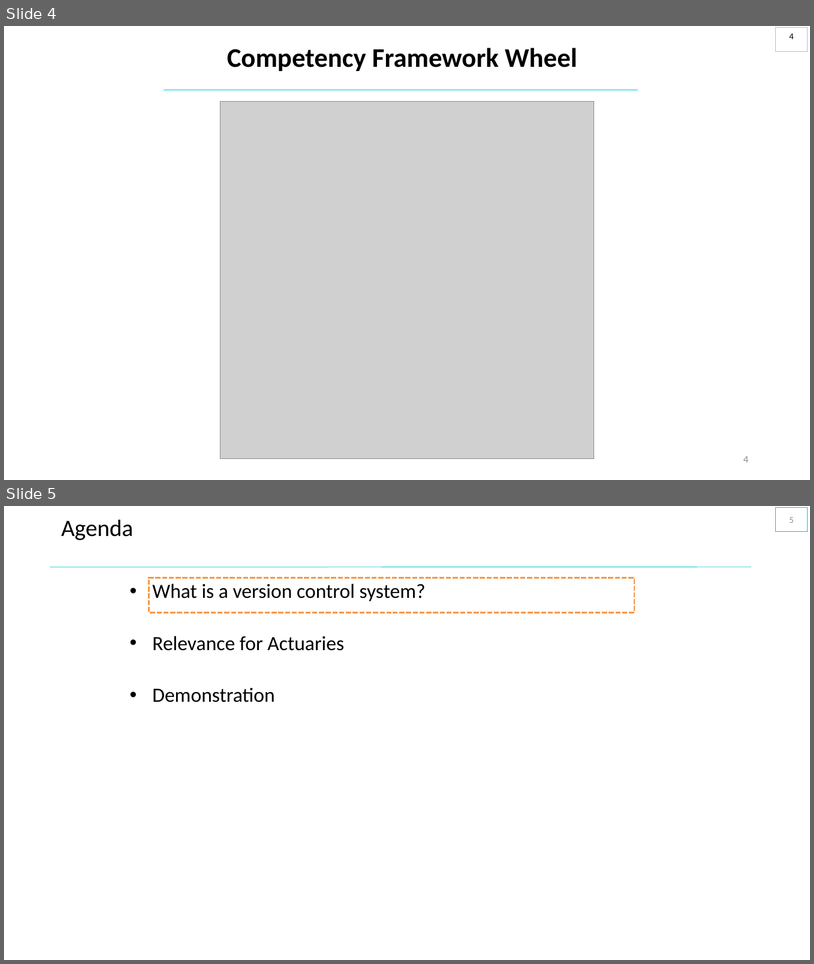
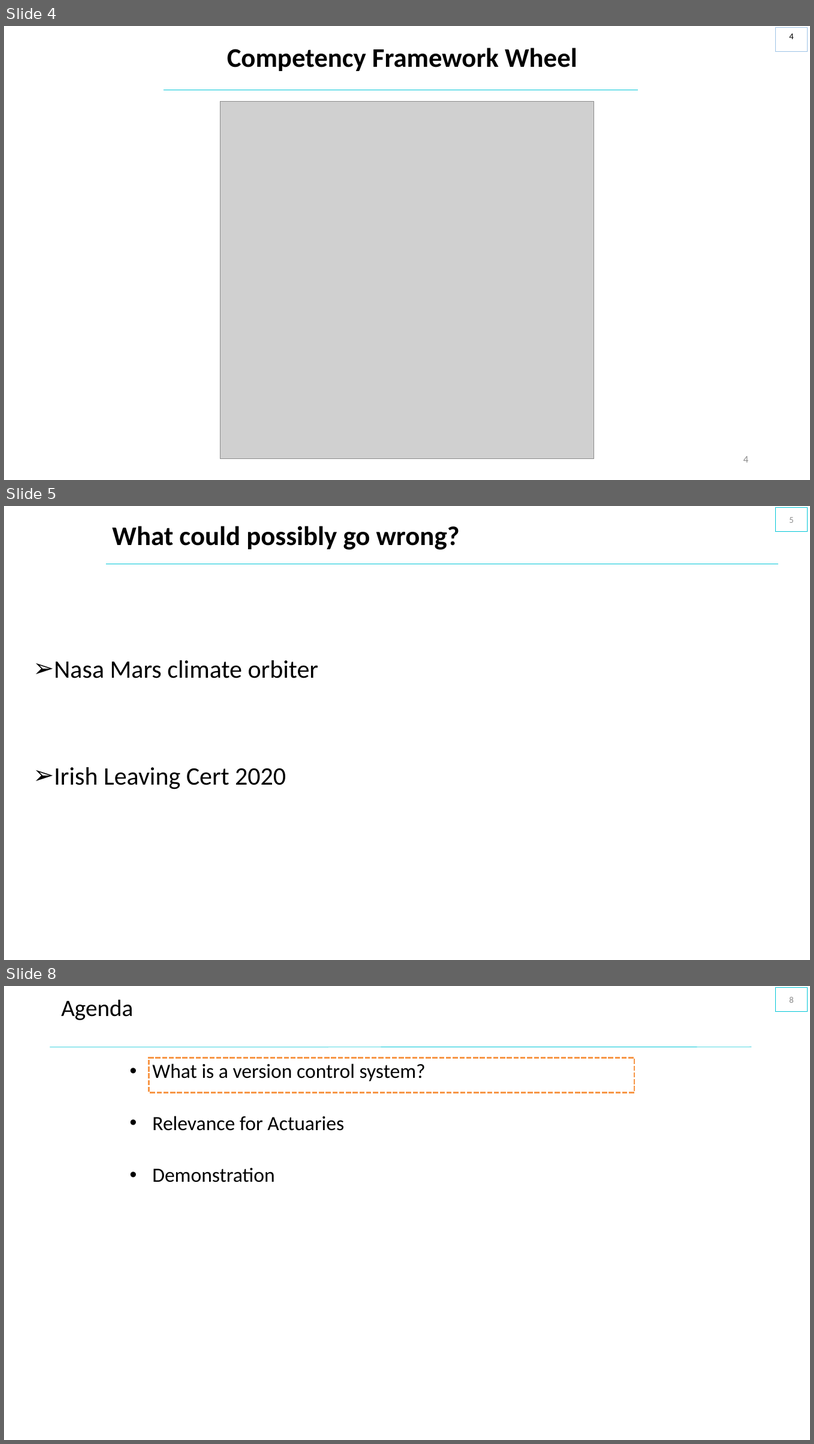
Before and after one commit to saidataanalytics/versioncontrol, a slide deck: SAI_Slides_Version_Control.pptx. Shown one above the other, each under a label of ours: slides 4 and 5 before the commit, slides 4, 5 and 8 after it; the slides between them are not shown. The pictures are 814x964 and 814x1444 pixels, drawn with LibreOffice and Linux fonts; fonts in the diff are those of the drawing; grey boxes stand for pictures; background and template pictures are left out. Boxes give left, top, right and bottom in pixels: in the first picture for what was removed or moved away, otherwise in the second. Text is boxed around its words. In the diff, an @@ line names an element or a change of style, - is before the commit and + after.

```diff
--- a/SAI_Slides_Version_Control.pptx
+++ b/SAI_Slides_Version_Control.pptx
@@ slide 5 added at [4,506,810,960], background #FFFFFF @@
@@ page number added at [776,507,808,531], outline #00C6D7 0.75 pt, 10.5 pt, text #8C8C8C @@
+5
@@ title added at [112,526,460,550], 32 pt, text #000000, bold @@
+What could possibly go wrong?
@@ line added from (106, 564) to (779, 564), #00C6D7 0.5 pt @@
@@ text added at [54,660,319,789], 30 pt, text #000000 @@
+➢ Nasa Mars climate orbiter
+➢ Irish Leaving Cert 2020
@@ what was slide 5 is now slide 8 @@
@@ page number at [789,997,794,1003]: text changed @@
-5
+8
```
Also in this commit, not shown: 5 slides changed, 6 other slides added, 1 other file.
